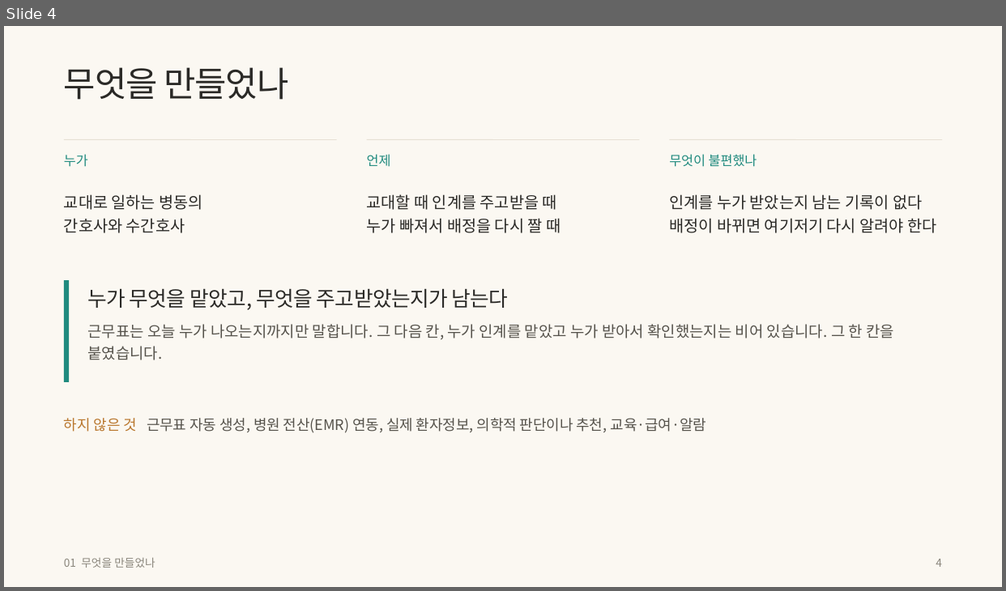
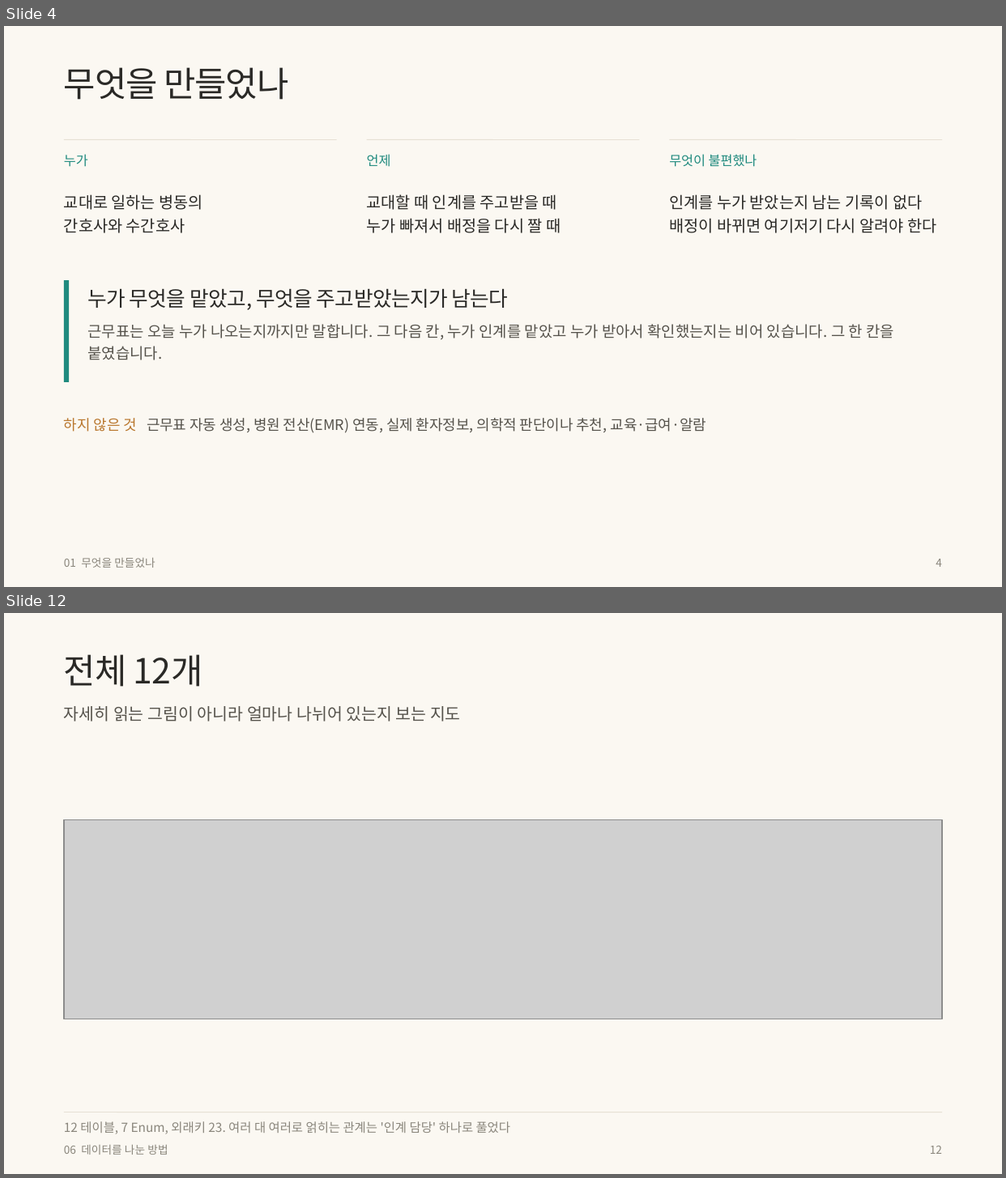
Before and after one commit to wodnjs2020136144/skala-webservice-mini, a slide deck: deliverables/10반_황재원_너와나의인계고리-발표용.pptx. Shown one above the other, each under a label of ours: slide 4 before the commit, slides 4 and 12 after it; the slides between them are not shown. The pictures are 1006x591 and 1006x1178 pixels, drawn with LibreOffice and Linux fonts; fonts in the diff are those of the drawing; grey boxes stand for pictures. Boxes give left, top, right and bottom in pixels: in the first picture for what was removed or moved away, otherwise in the second. Text is boxed around its words. In the diff, an @@ line names an element or a change of style, - is before the commit and + after.

```diff
--- a/deliverables/10반_황재원_너와나의인계고리-발표용.pptx
+++ b/deliverables/10반_황재원_너와나의인계고리-발표용.pptx
@@ slide 12 added at [4, 613, 1002, 1174], background #FBF8F2 @@
@@ text added at [64, 654, 203, 687], 25 pt, text #2A2926 @@
+전체 12개
@@ text added at [64, 706, 461, 722], 12 pt, text #55524B @@
+자세히 읽는 그림이 아니라 얼마나 나뉘어 있는지 보는 지도
@@ picture added at [64, 820, 942, 1019] @@
@@ line added from (64, 1112) to (942, 1112), #E6E0D4 0.5 pt @@
@@ text added at [64, 1122, 511, 1135], 9 pt, text #8A867C @@
+12 테이블, 7 Enum, 외래키 23. 여러 대 여러로 얽히는 관계는 '인계 담당' 하나로 풀었다
@@ text added at [64, 1145, 168, 1155], 8 pt, text #8A867C @@
+06 데이터를 나눈 방법
@@ text added at [930, 1146, 942, 1154], 8 pt, text #8A867C @@
+12
```
Also in this commit, not shown: 9 slides changed, 5 other slides added, 6 other files.
